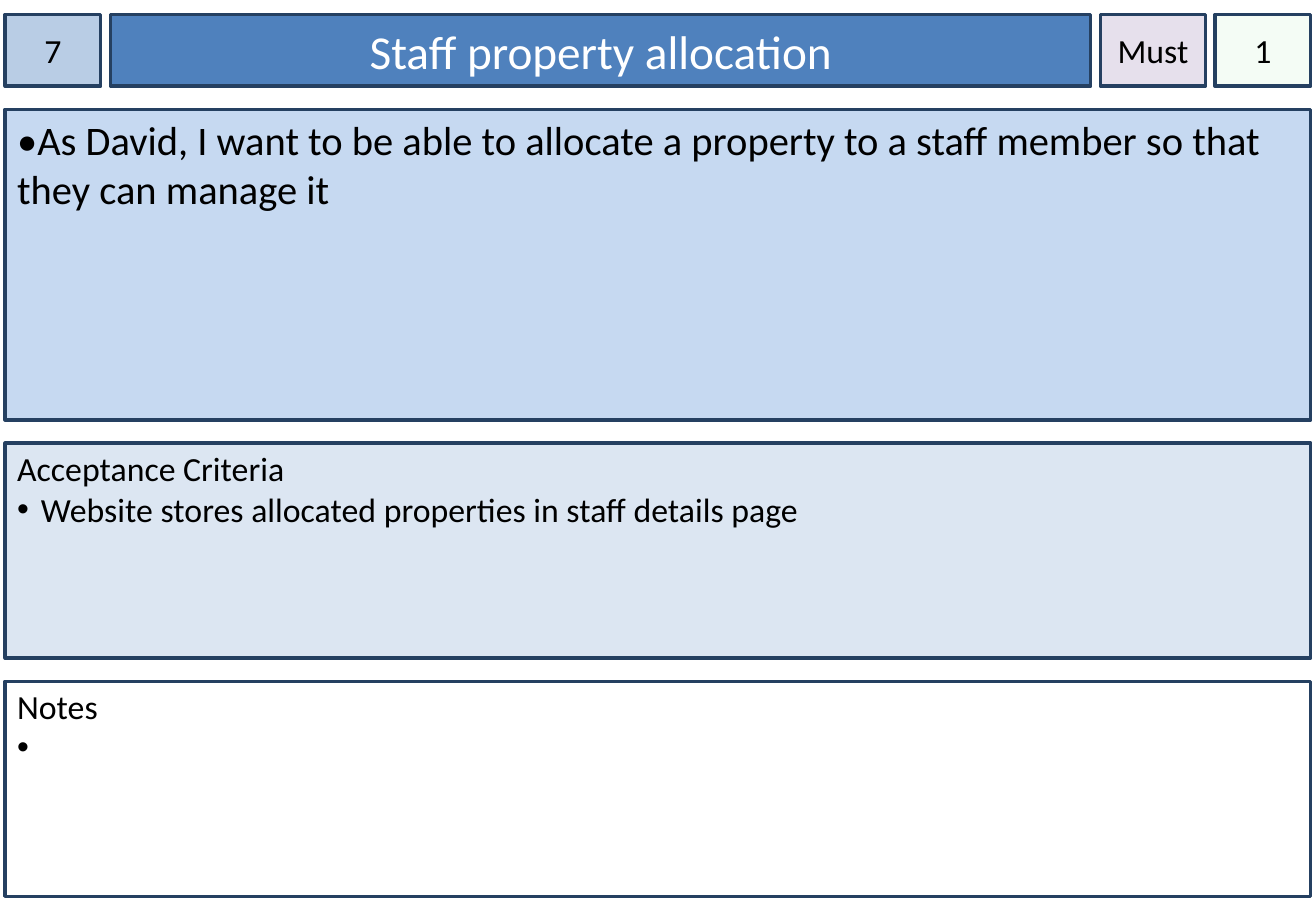
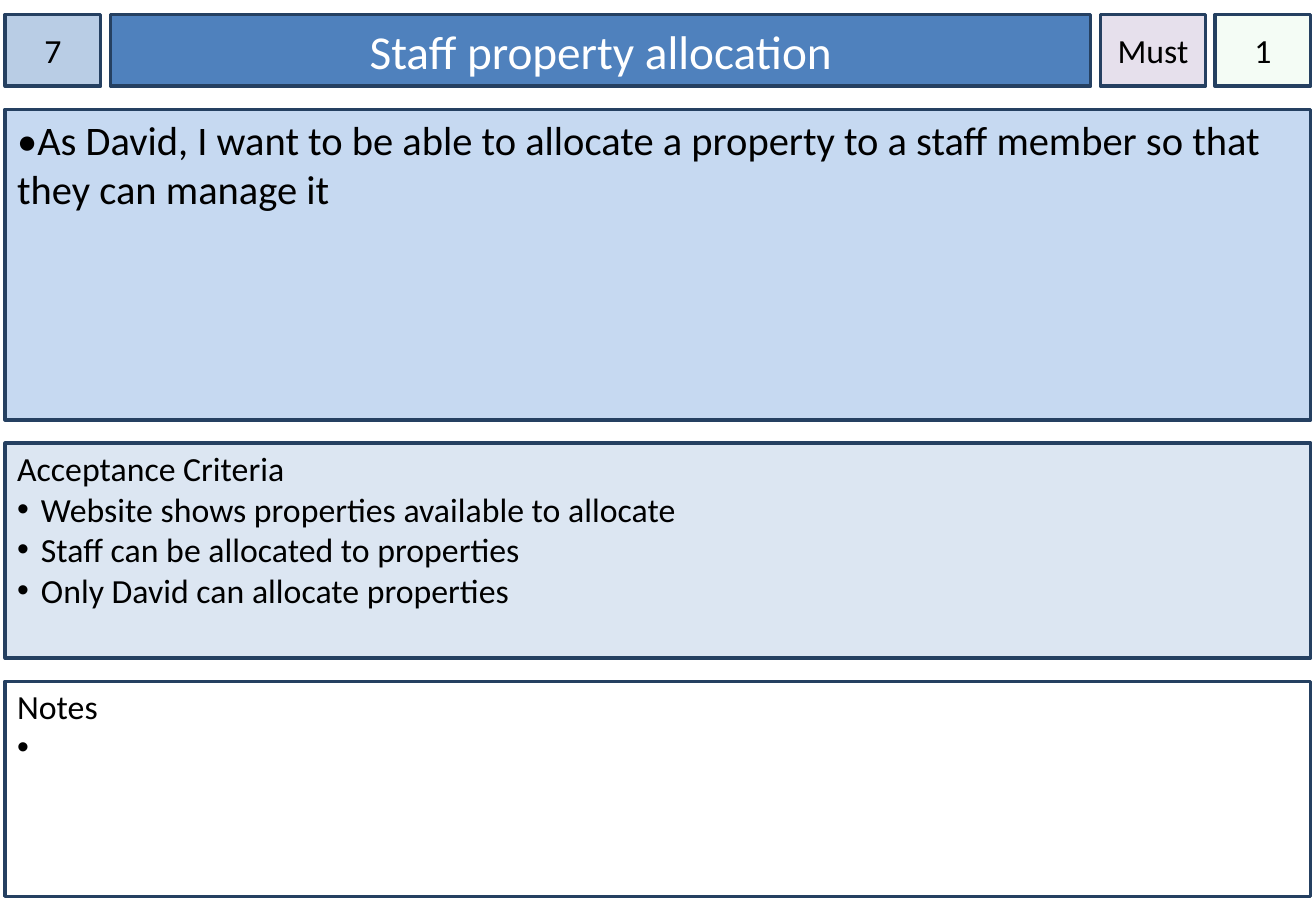
Before and after one commit to mdeclosey/IFB299, a slide deck: slide 8 of Documentation/Story Cards.pptx. Drawn at 1316x911 pixels with LibreOffice and Linux fonts; fonts in the diff are those of the drawing. Boxes give left, top, right and bottom in pixels: in the first picture for what was removed or moved away, otherwise in the second. Text is boxed around its words. In the diff, an @@ line names an element or a change of style, - is before the commit and + after.

```diff
--- a/Documentation/Story Cards.pptx
+++ b/Documentation/Story Cards.pptx
@@ text in rectangle at (41, 498, 675, 609): text changed @@
-• Website stores allocated properties in staff details page
+• Website shows properties available to allocate
+• Staff can be allocated to properties
+• Only David can allocate properties
```
Also in this commit, not shown: 16 other slides changed, 1 slide removed, 1 other file.
